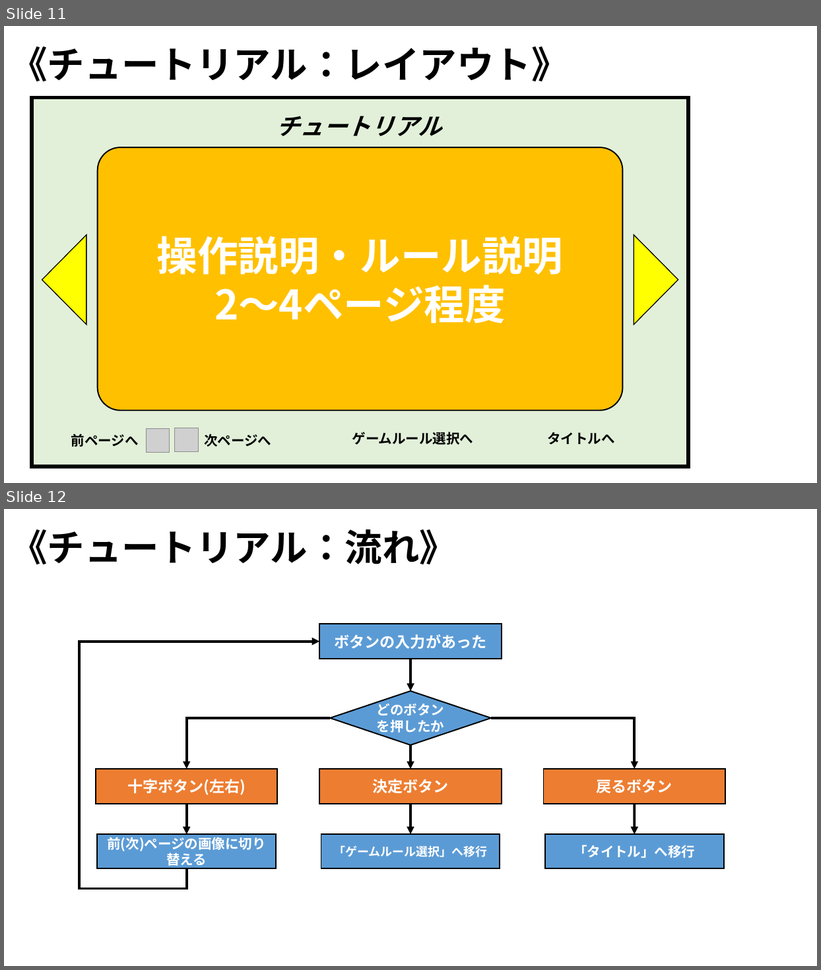
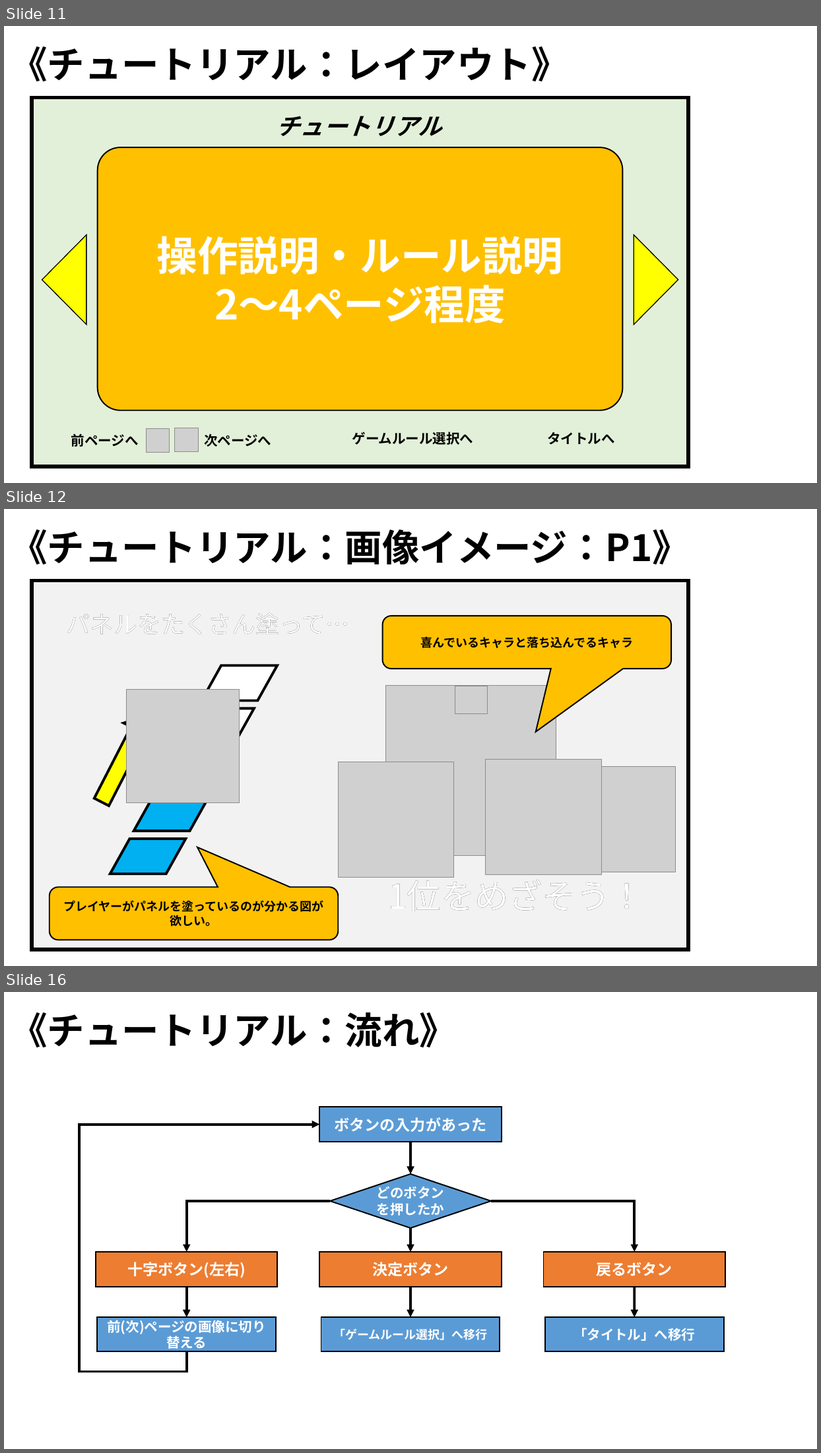
Before and after one commit to ARITA-MEIGEN/C-Team001, a slide deck: data/GS3_チーム2_仕様書.pptx. Shown one above the other, each under a label of ours: slides 11 and 12 before the commit, slides 11, 12 and 16 after it; the slides between them are not shown. The pictures are 821x970 and 821x1453 pixels, drawn with LibreOffice and Linux fonts; fonts in the diff are those of the drawing; grey boxes stand for pictures; background and template pictures are left out. Boxes give left, top, right and bottom in pixels: in the first picture for what was removed or moved away, otherwise in the second. Text is boxed around its words. In the diff, an @@ line names an element or a change of style, - is before the commit and + after.

Commit message:
仕様書に、チュートリアル画像のイメージを追加。

```diff
--- a/data/GS3_チーム2_仕様書.pptx
+++ b/data/GS3_チーム2_仕様書.pptx
@@ slide 12 added at [4,509,817,966], background picture (left out) @@
@@ text added at [10,529,690,564], 44 pt, text #000000, bold @@
+《チュートリアル：画像イメージ：P1》
@@ rectangle added at [32,580,689,950], fill #F2F2F2, outline #000000 4.5 pt @@
@@ text added at [67,613,350,634], 28 pt, text #000000 @@
+パネルをたくさん塗って…
@@ rounded speech box added at [383,616,671,669], fill #FFC000, outline #000000 1.5 pt, 14 pt, text #000000, bold @@
+喜んでいるキャラと落ち込んでるキャラ
@@ picture added at [386,685,556,855] @@
@@ picture added at [455,687,488,714] @@
@@ group added at [87,666,277,875]: 4 parallelograms, 1 right arrow, 1 picture @@
@@ picture added at [338,762,454,878] @@
@@ picture added at [486,760,602,875] @@
@@ picture added at [571,767,677,873] @@
@@ text added at [382,873,657,920], 40 pt, text #FFFFFF @@
+1位をめざそう！
@@ text added at [388,875,644,912], 40 pt, text #000000 @@
+1位をめざそう！
@@ rounded speech box added at [49,887,338,940], fill #FFC000, outline #000000 1.5 pt, 14 pt, text #000000, bold @@
+プレイヤーがパネルを塗っているのが分かる図が欲しい。
@@ text added at [63,900,324,912], 28 pt, text #FFFFFF @@
+パネルをたくさん塗って…
@@ what was slide 12 is now slide 16 @@
```
Also in this commit, not shown: 1 slide changed, 3 other slides added.
